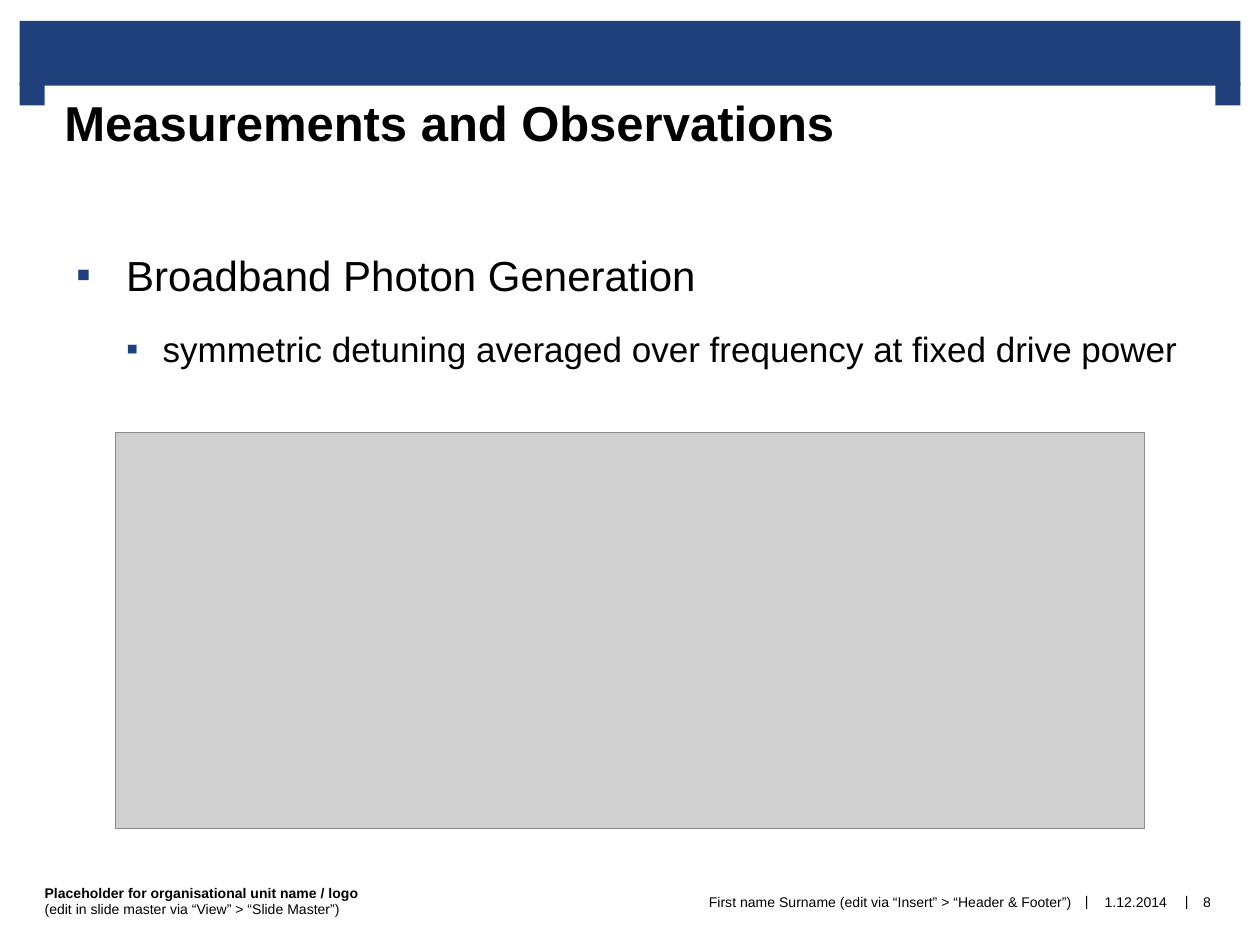
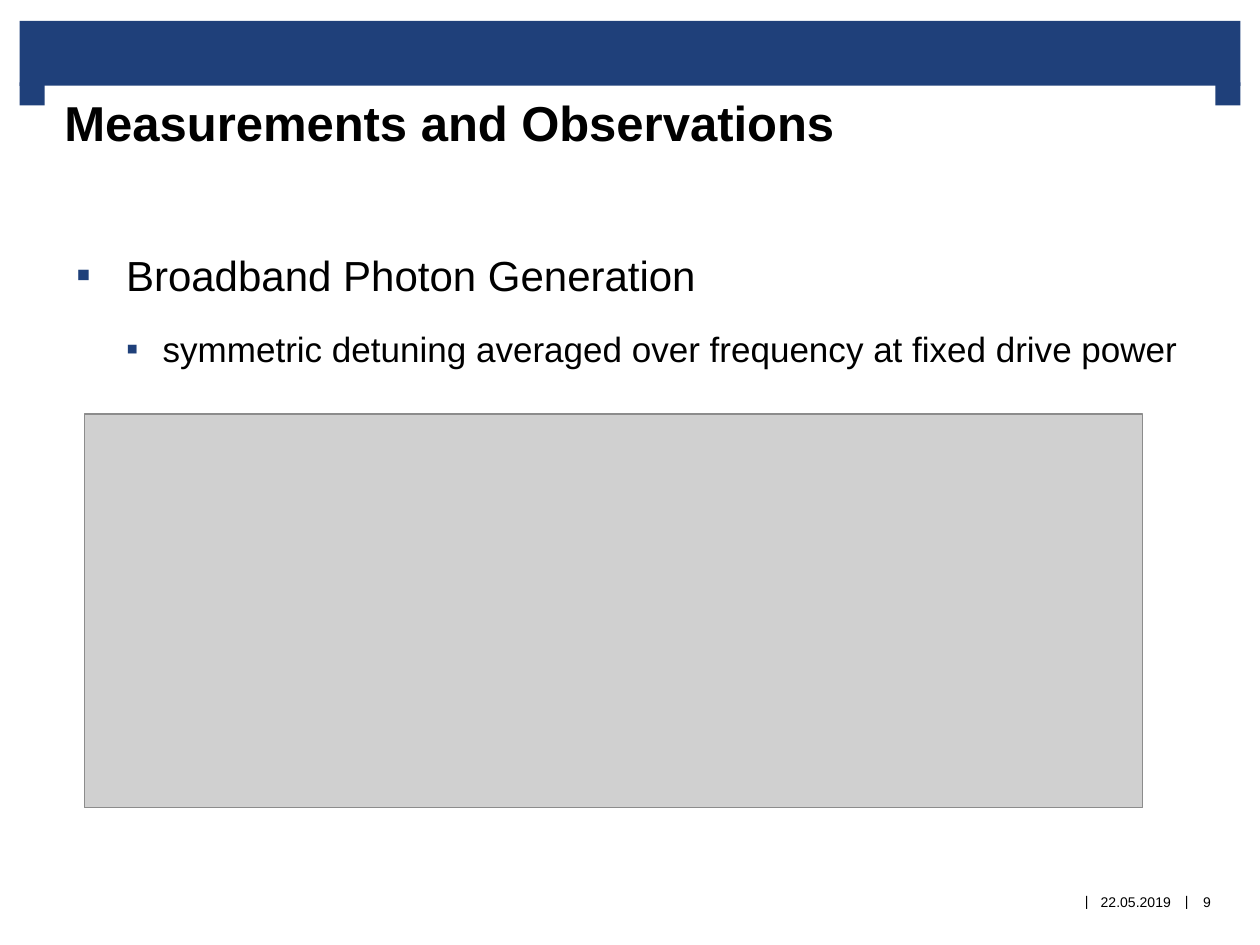
Before and after one commit to comet100/QMO_2019_Seminar, a slide deck: slide 9 of QMO_2019_prepsentation_draft1.pptx (slide 8 before the commit). Drawn at 1260x945 pixels with LibreOffice and Linux fonts; fonts in the diff are those of the drawing; grey boxes stand for pictures; background and template pictures are left out. Boxes give left, top, right and bottom in pixels: in the first picture for what was removed or moved away, otherwise in the second. Text is boxed around its words. In the diff, an @@ line names an element or a change of style, - is before the commit and + after.

```diff
--- a/QMO_2019_prepsentation_draft1.pptx
+++ b/QMO_2019_prepsentation_draft1.pptx
@@ picture: place and size @@
-picture at (116,432,1145,828)
+picture at (84,415,1143,809)
@@ text removed at (45,888,358,917) @@
-Placeholder for organisational unit name / logo
-(edit in slide master via “View” > “Slide Master”)
@@ text removed at (709,897,1071,910) @@
-First name Surname (edit via “Insert” > “Header & Footer”)
@@ text at (1101,897,1171,907): text changed @@
-1.12.2014
+22.05.2019
@@ page number at (1203,897,1211,907): text changed @@
-8
+9
```
Also in this commit, not shown: 10 other slides changed, 3 slides added, 1 slide removed.
